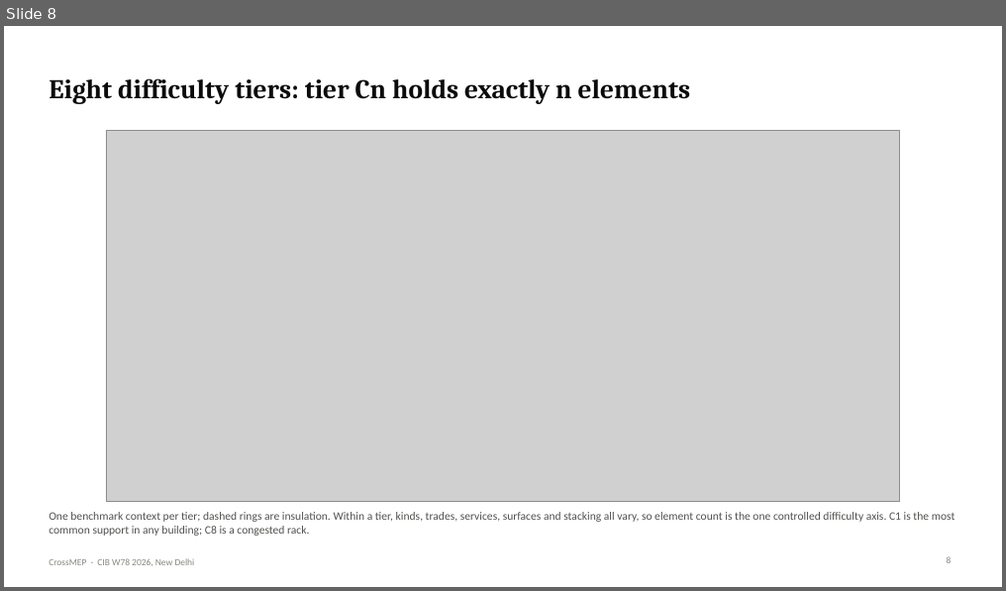
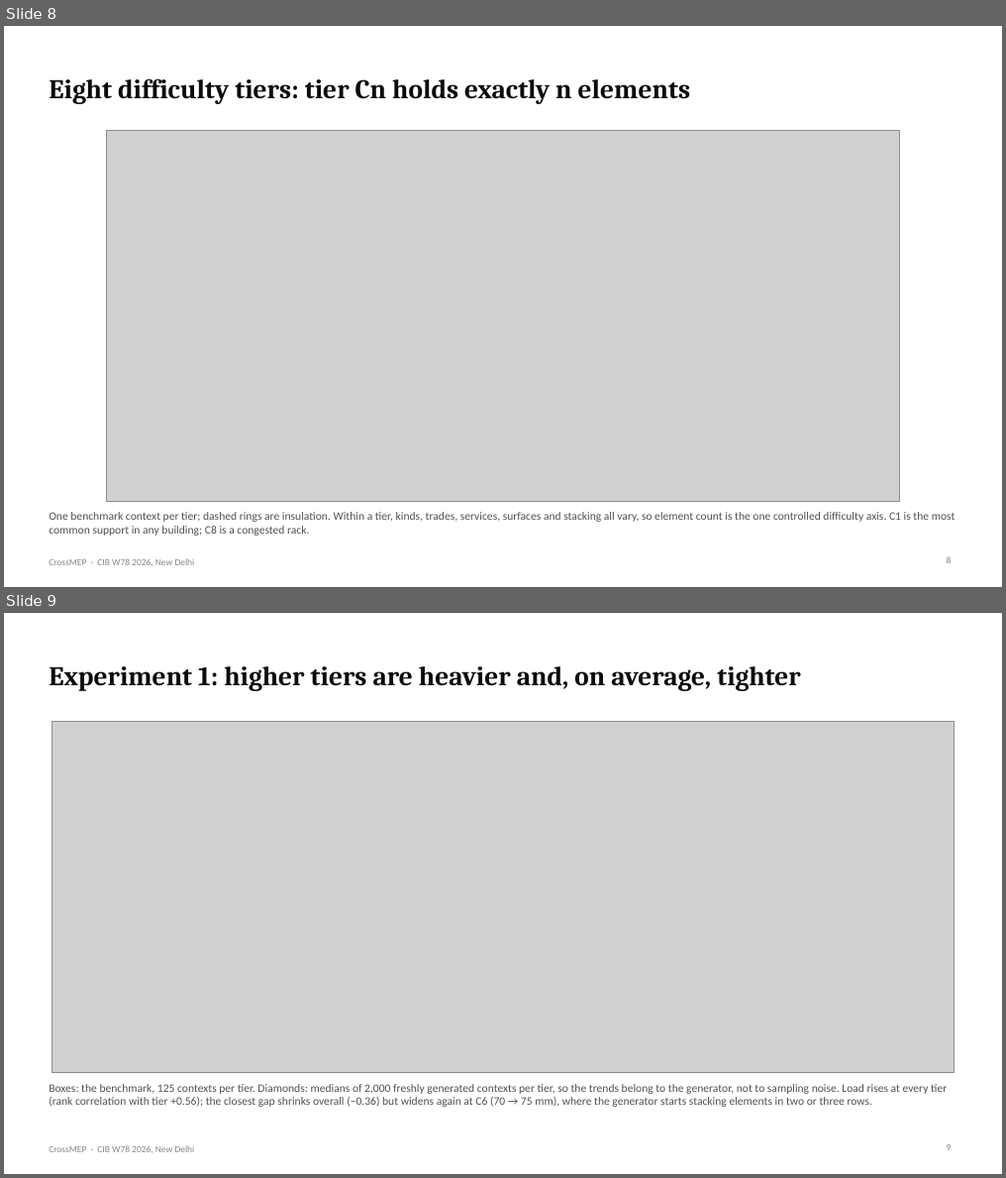
Before and after one commit to lavinia-ped/CrossMEP_Dataset, a slide deck: docs/CrossMEP_CIBW78_talk.pptx. Shown one above the other, each under a label of ours: slide 8 before the commit, slides 8 and 9 after it. The pictures are 1006x591 and 1006x1178 pixels, drawn with LibreOffice and Linux fonts; fonts in the diff are those of the drawing; grey boxes stand for pictures. Boxes give left, top, right and bottom in pixels: in the first picture for what was removed or moved away, otherwise in the second. Text is boxed around its words. In the diff, an @@ line names an element or a change of style, - is before the commit and + after.

```diff
--- a/docs/CrossMEP_CIBW78_talk.pptx
+++ b/docs/CrossMEP_CIBW78_talk.pptx
@@ slide 9 added at [4, 613, 1002, 1174], background #FFFFFF; not listed: 1 template element that a slide beside it also shows @@
@@ title added at [49, 666, 800, 691], 26 pt, text #0B0B0B, bold @@
+Experiment 1: higher tiers are heavier and, on average, tighter
@@ picture added at [52, 722, 954, 1073] @@
@@ text added at [49, 1084, 946, 1107], 11 pt, text #52514E @@
+Boxes: the benchmark, 125 contexts per tier. Diamonds: medians of 2,000 freshly generated contexts per tier, so the trends belong to the generator, not to sampling noise. Load rises at every tier (rank correlation with tier +0.56); the closest gap shrinks overall (−0.36) but widens again at C6 (70 → 75 mm), where the generator starts stacking elements in two or three rows.
@@ page number added at [946, 1145, 951, 1151], 9 pt, text #898781 @@
+9
```
Also in this commit, not shown: 4 slides changed, 2 other slides added, 2 slides removed, 32 other files.
